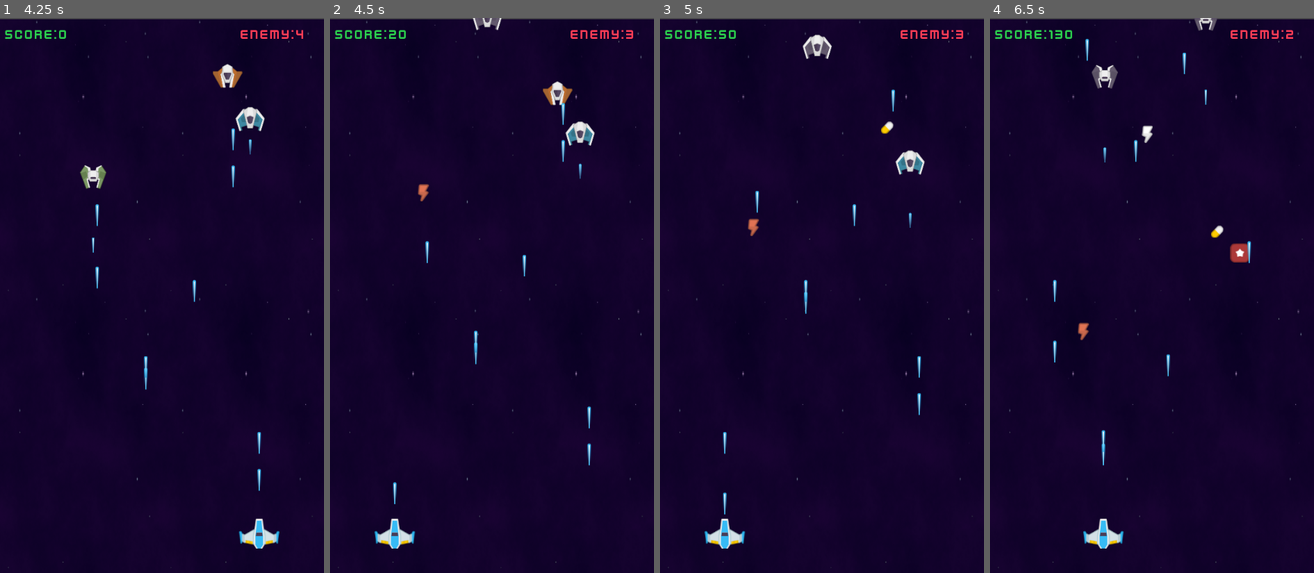
Above: before the commit, frames 1-4 (left to right).
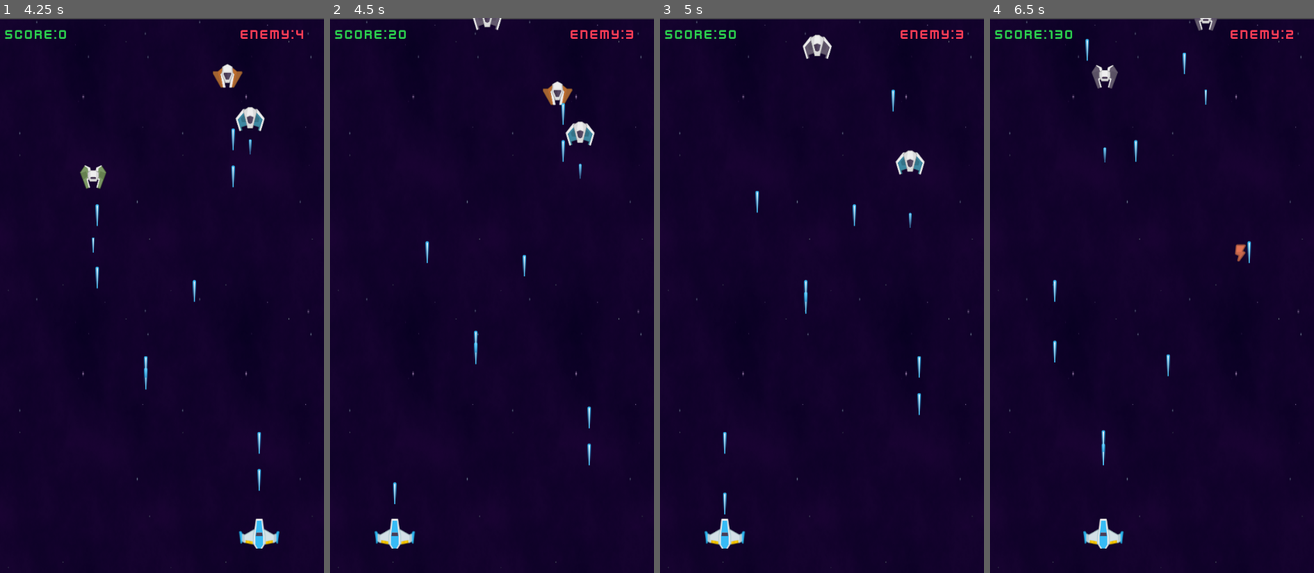
Above: after the commit, the same moments.

Repository: lzhphantom/SpaceGame
Game: Godot game, scene res://main.tscn
Same seed, same stepped clock (60 frames per second), same inputs: the game is played once before the commit and once after it.
Inputs (mouse positions are in pixels of both pictures, inside the frame that each line leads up to):
- Up to frame 1 (4.25 s): tap Enter (ui_accept) at 0.5, 0.77, 1.52, 3.02, 3.77 s; move the mouse to (233, 267) at 0.52 s; click (233, 267) at 0.6 s; move the mouse to (97, 323) at 1.27 s; click (97, 323) at 1.35 s; move the mouse to (194, 173) at 2.02 s; click (194, 173) at 2.1 s; move the mouse to (145, 406) at 2.77 s; click (145, 406) at 2.85 s; move the mouse to (259, 378) at 3.52 s; click (259, 378) at 3.6 s
- Up to frame 2 (4.5 s): move the mouse to (394, 212) at 4.27 s; click (394, 212) at 4.35 s
- Up to frame 3 (5 s): tap Enter (ui_accept) at 4.52 s
- Up to frame 4 (6.5 s): move the mouse to (1168, 295) at 5.02 s; click (1168, 295) at 5.1 s; move the mouse to (1103, 156) at 5.77 s; click (1103, 156) at 5.85 s; tap Enter (ui_accept) at 6.02 s

Frame 1 is identical in both runs. In frame 2, less than 0.1% of the frame differs, in the area x 27-31%, y 29-34%; in frame 3, 0.1%; in frame 4, 0.4%, in the area x 27-80%, y 19-59%.

Commit message:
修复

Diff:
--- a/scripts/enemy/enemy.gd
+++ b/scripts/enemy/enemy.gd
@@ -57,7 +57,7 @@
 
 func get_reward():
 	var result = LaserConstants.random_get_upgrade()
-	if LaserConstants.Item.Up == LaserConstants.Item.Up:
+	if result == LaserConstants.Item.Up:
 		print_debug("获得奖励")
 		var r = RewardConstants.random_reward_player()
 		call_deferred("add_sibling",r)
--- a/scripts/global/reward_constants.gd
+++ b/scripts/global/reward_constants.gd
@@ -18,6 +18,7 @@
 enum RewardLevel{
 	BLUE,GREEN,YELLOW,RED
 }
+#回血药丸
 const pill_group = {
 	RewardLevel.BLUE:{"resource":preload("res://assets/PNG/Power-ups/pill_blue.png"), "heal": 1.0},
 	RewardLevel.GREEN:{"resource":preload("res://assets/PNG/Power-ups/pill_green.png"), "heal": 2.0},
@@ -25,6 +26,7 @@
 	RewardLevel.RED:{"resource":preload("res://assets/PNG/Power-ups/pill_red.png"), "heal": 10.0},
 }
 
+# 子弹升级
 const power_up_group = {
 	RewardLevel.BLUE:{"resource":preload("res://assets/PNG/Power-ups/powerupBlue.png")},
 	RewardLevel.GREEN:{"resource":preload("res://assets/PNG/Power-ups/powerupGreen.png")},
@@ -32,6 +34,7 @@
 	RewardLevel.RED:{"resource":preload("res://assets/PNG/Power-ups/powerupRed.png")},
 }
 
+#子弹速度升级
 const power_up_speed_group = {
 	RewardLevel.BLUE:{"resource":preload("res://assets/PNG/Power-ups/powerupBlue_bolt.png"),"speed_up":1.0},
 	RewardLevel.GREEN:{"resource":preload("res://assets/PNG/Power-ups/powerupGreen_bolt.png"),"speed_up":2.0},
@@ -39,6 +42,7 @@
 	RewardLevel.RED:{"resource":preload("res://assets/PNG/Power-ups/powerupRed_bolt.png"),"speed_up":10.0},
 }
 
+# TODO:// 盾牌
 const power_up_shield_group = {
 	RewardLevel.BLUE:{"resource":preload("res://assets/PNG/Power-ups/powerupBlue_shield.png")},
 	RewardLevel.GREEN:{"resource":preload("res://assets/PNG/Power-ups/powerupGreen_shield.png")},
@@ -46,6 +50,7 @@
 	RewardLevel.RED:{"resource":preload("res://assets/PNG/Power-ups/powerupRed_shield.png")},
 }
 
+# 积分道具
 const power_up_star_group = {
 	RewardLevel.BLUE:{"resource":preload("res://assets/PNG/Power-ups/powerupBlue_star.png"),"score":50},
 	RewardLevel.GREEN:{"resource":preload("res://assets/PNG/Power-ups/powerupGreen_star.png"),"score":100},
@@ -57,6 +62,7 @@
 	BRONZE,GOLD,SILVER
 }
 
+# 攻击速度道具
 const attack_interval_group ={
 	RewardBracket.BRONZE:{"resource":preload("res://assets/PNG/Power-ups/bolt_bronze.png"),"reward_attack_interval":0.1},
 	RewardBracket.GOLD:{"resource":preload("res://assets/PNG/Power-ups/bolt_gold.png"),"reward_attack_interval":0.5},
